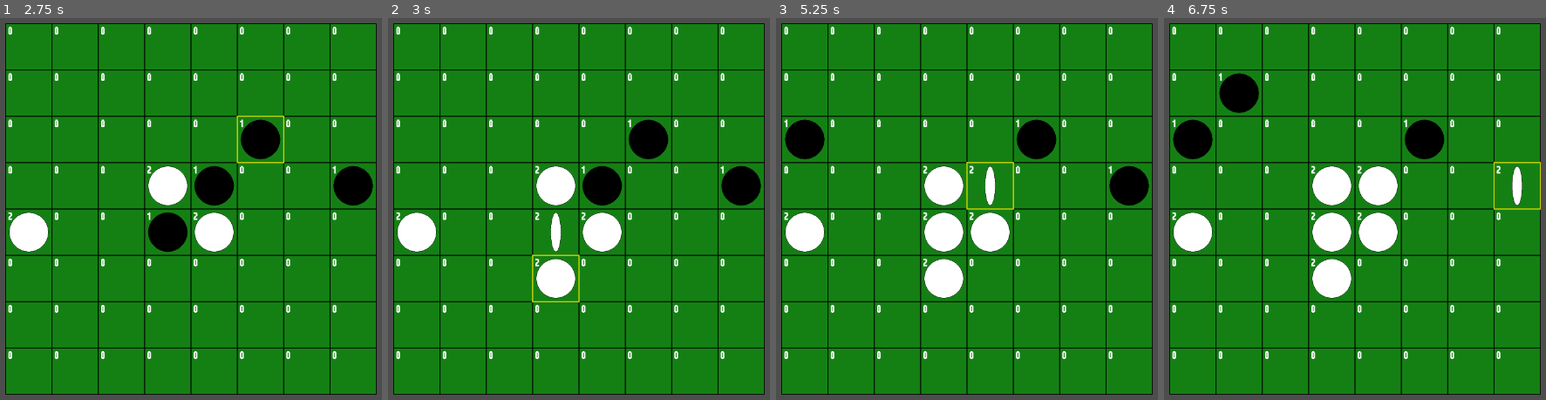
Above: before the commit, frames 1-4 (left to right).
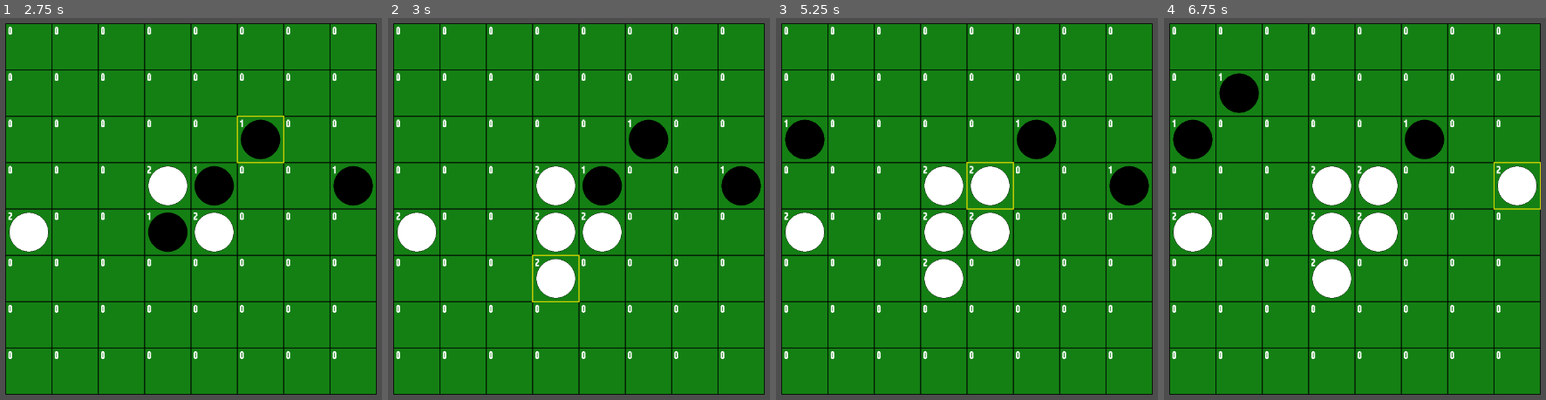
Above: after the commit, the same moments.

Repository: syun77/gd_realtime_reversi
Game: Godot game, scene res://src/scenes/Main.tscn
Two runs of this game, one before a commit and one after it. Both use one fixed random seed, a clock stepped at 60 frames per second and the inputs below.
Inputs (mouse positions are in pixels of both pictures, inside the frame that each line leads up to):
- Up to frame 1 (2.75 s): tap Enter at 0.5, 2 s; move the mouse to (343, 189) at 0.52 s; click (343, 189) at 0.6 s; tap Space at 1.25 s; move the mouse to (49, 228) at 1.27 s; click (49, 228) at 1.35 s; move the mouse to (259, 121) at 2.02 s; click (259, 121) at 2.1 s
- Up to frame 2 (3 s): tap Space at 2.75 s; move the mouse to (544, 289) at 2.77 s; click (544, 289) at 2.85 s
- Up to frame 3 (5.25 s): tap Enter at 3.5 s; move the mouse to (outside the picture) at 3.52 s; click (outside the picture) at 3.6 s; tap Space at 4.25 s; move the mouse to (outside the picture) at 4.27 s; click (outside the picture) at 4.35 s; move the mouse to (1001, 209) at 5.02 s; click (1001, 209) at 5.1 s
- Up to frame 4 (6.75 s): move the mouse to (1251, 109) at 5.77 s; click (1251, 109) at 5.85 s; move the mouse to (1507, 189) at 6.52 s; click (1507, 189) at 6.6 s

Frame 1 is identical in both runs. In frame 2, 0.7% of the frame differs, in the area x 38-50%, y 50-62%; in frame 3, 0.7%; in frame 4, 0.7%, in the area x 87-98%, y 38-50%.

Commit message:
コマの遅延回転を実装

Diff:
--- a/gd-realtime-reversi/src/objects/Disc.gd
+++ b/gd-realtime-reversi/src/objects/Disc.gd
@@ -22,6 +22,7 @@
 var _type_prev := eType.EMPTY # 前回のタイプ（描画更新の最適化用）
 var _radius := 0.0
 var _timer_rotate := 0.0 # 回転用タイマー.
+var _delay := 0.0 # 描画開始前の遅延時間.
 
 func get_stone_color(type:eType) -> Color:
 	if type == eType.BLACK:
@@ -30,11 +31,16 @@
 		return Color(1, 1, 1)
 	return Color(0, 0, 0, 0) # EMPTYは透明.
 
-func set_draw_info(center: Vector2, radius: float, type: eType, rotated: bool=true) -> void:
+# 回転中かどうか.
+func is_rotateing() -> bool:
+	return _state == eState.ROTATING
+
+func set_draw_info(center: Vector2, radius: float, type: eType, delay: float, rotated: bool=true) -> void:
 	position = center
 	_radius = radius
 	_type_prev = _type # 前回のタイプ.
 	_type = type
+	_delay = delay
 	if rotated:
 		# 透明の場合は回転演出なし.
 		if _type_prev != eType.EMPTY:
@@ -45,16 +51,24 @@
 
 func _process(delta: float) -> void:
 	if _timer_rotate > 0.0:
-		# 回転する.
-		var rate = abs(0.5 - _timer_rotate / TIMER_ROTATE) * 2 # 0.0 -> 1.0 -> 0.0
-		scale.x = sin((rate * PI * 0.5)) # 回転のためにX軸を変形.
-		_timer_rotate = max(0.0, _timer_rotate - delta)
-		if _timer_rotate == 0.0:
-			_state = eState.STATIC
+		_update_rotate(delta)
 	else:
 		scale.x = 1.0 # 回転終了後はスケールを元に戻す.
 
 	queue_redraw()
+
+func _update_rotate(delta: float) -> void:
+	if _delay > 0.0:
+		_delay = max(0.0, _delay - delta)
+		return # 遅延中は回転しない.
+
+	_timer_rotate = max(0.0, _timer_rotate - delta)
+	# 回転する.
+	var rate = abs(0.5 - _timer_rotate / TIMER_ROTATE) * 2 # 0.0 -> 1.0 -> 0.0
+	scale.x = sin((rate * PI * 0.5)) # 回転のためにX軸を変形.
+	_timer_rotate = max(0.0, _timer_rotate - delta)
+	if _timer_rotate == 0.0:
+		_state = eState.STATIC
 
 func _draw() -> void:
 	var stone_border := Color(0, 0, 0, 0.6)
--- a/gd-realtime-reversi/src/scenes/Main.gd
+++ b/gd-realtime-reversi/src/scenes/Main.gd
@@ -50,7 +50,12 @@
 	var start := _get_board_start()
 	var center := start + Vector2(x * cell_size + cell_size / 2.0, y * cell_size + cell_size / 2.0)
 	var radius: float = cell_size * 0.42
-	disc.set_draw_info(center, radius, type) # 描画情報を更新.
+	var delay: float = 0
+	var rotating_count := _count_rotateing_discs()
+	if rotating_count > 0:
+		# 重なりがあるようにディレイを設定する.
+		delay = 0.05 * rotating_count
+	disc.set_draw_info(center, radius, type, delay) # 描画情報を更新.
 
 # 更新.
 func _process(_delta: float) -> void:
@@ -94,21 +99,19 @@
 				# 同じ色の石に当たったら、to_flipの石をひっくり返す.
 				for flip_pos in to_flip:
 					# 盤面に反映.
-					board.setv(flip_pos.x, flip_pos.y, type)
-					var flip_index := board.pos_to_index(flip_pos)
-					# 石オブジェクト取得.
-					var flip_stone: Disc = disc_map.get(flip_index)
-					if flip_stone != null:
-						var cell_size = _get_cell_size() # セルサイズを更新.
-						var start := _get_board_start()
-						var center := start + Vector2(flip_pos.x * cell_size + cell_size / 2.0, flip_pos.y * cell_size + cell_size / 2.0)
-						var radius: float = cell_size * 0.42
-						flip_stone.set_draw_info(center, radius, type) # 描画情報を更新.
+					place_disc(flip_pos.x, flip_pos.y, type)
 				print("flip:", to_flip)
 				break
 			else:
 				to_flip.append(pos) # ひっくり返す候補に追加.
 			pos += dir
+
+func _count_rotateing_discs() -> int:
+	var count := 0
+	for disc in disc_map.values():
+		if disc.is_rotateing():
+			count += 1
+	return count
 
 func _get_cell_size() -> float:
 	var vp_size := get_viewport_rect().size
